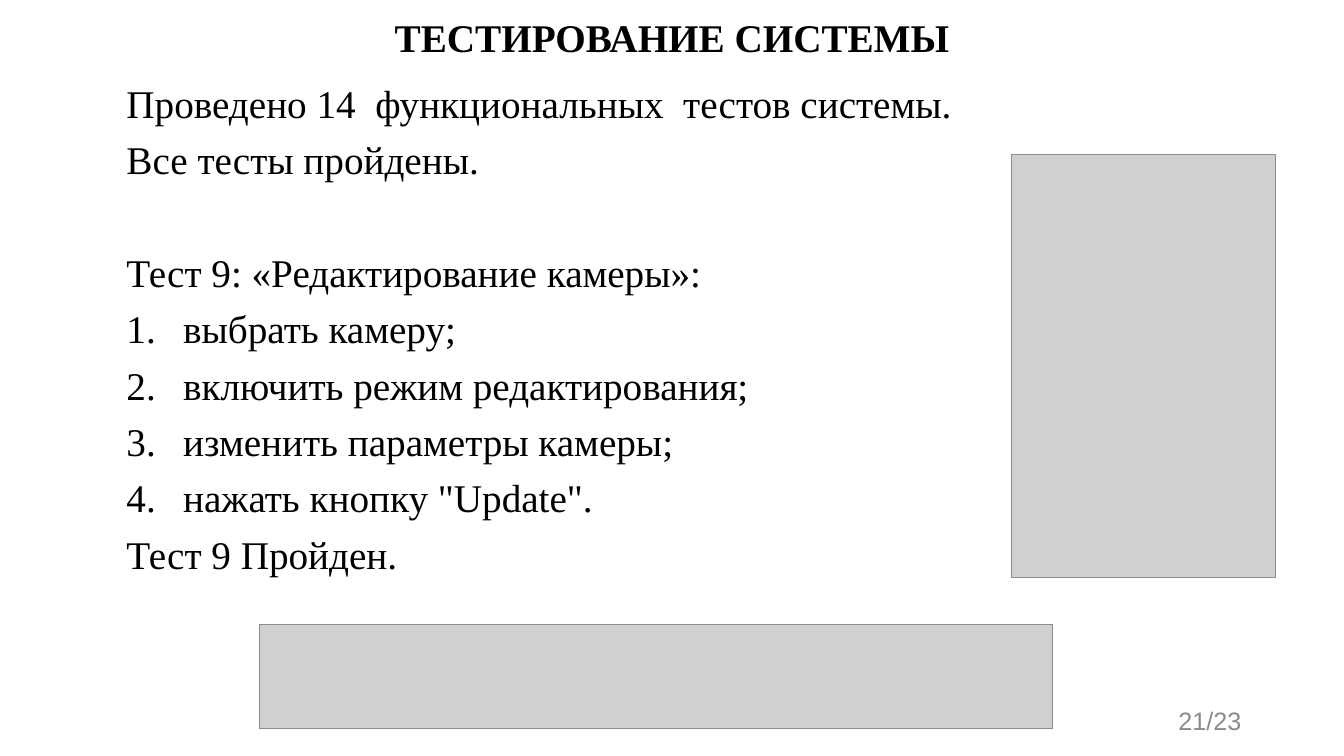
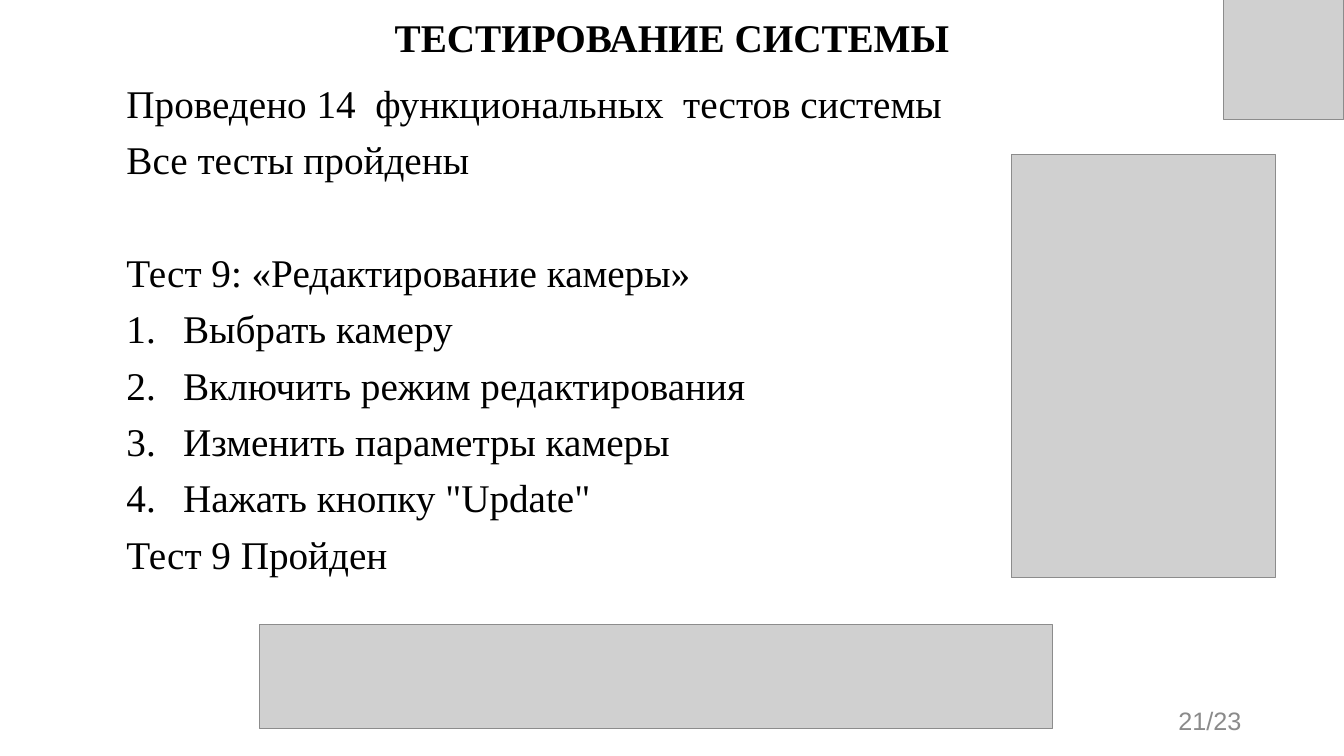
Before and after one commit to evgenkot/uav-route-calculation, a slide deck: slide 21 of doc/GQW/Raschupkin_EV_UAV_Route_Planning.pptx. Drawn at 1344x756 pixels with LibreOffice and Linux fonts; fonts in the diff are those of the drawing; grey boxes stand for pictures. Boxes give left, top, right and bottom in pixels: in the first picture for what was removed or moved away, otherwise in the second. Text is boxed around its words. In the diff, an @@ line names an element or a change of style, - is before the commit and + after.

```diff
--- a/doc/GQW/Raschupkin_EV_UAV_Route_Planning.pptx
+++ b/doc/GQW/Raschupkin_EV_UAV_Route_Planning.pptx
@@ picture added at bbox=[1224, 0, 1344, 120] @@
@@ text at bbox=[126, 90, 941, 576]: text changed @@
-Проведено 14 функциональных тестов системы.
-Все тесты пройдены.
-Тест 9: «Редактирование камеры»:
-1. выбрать камеру;
-2. включить режим редактирования;
-3. изменить параметры камеры;
-4. нажать кнопку "Update".
-Тест 9 Пройден.
+Проведено 14 функциональных тестов системы
+Все тесты пройдены
+Тест 9: «Редактирование камеры»
+1. Выбрать камеру
+2. Включить режим редактирования
+3. Изменить параметры камеры
+4. Нажать кнопку "Update"
+Тест 9 Пройден
```
Also in this commit, not shown: 22 other slides changed.
